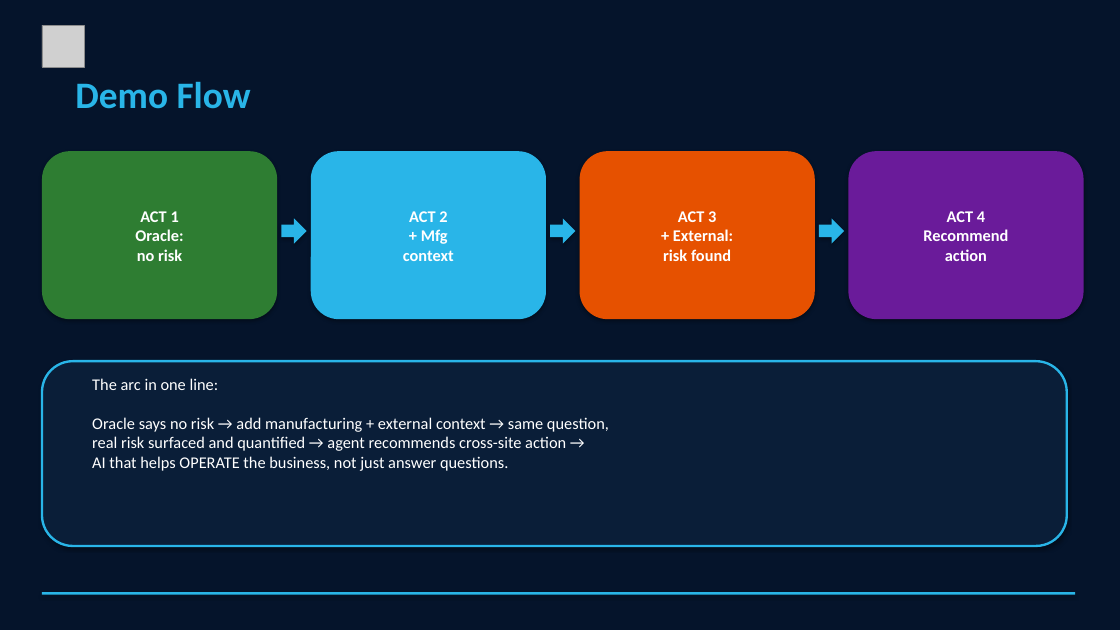
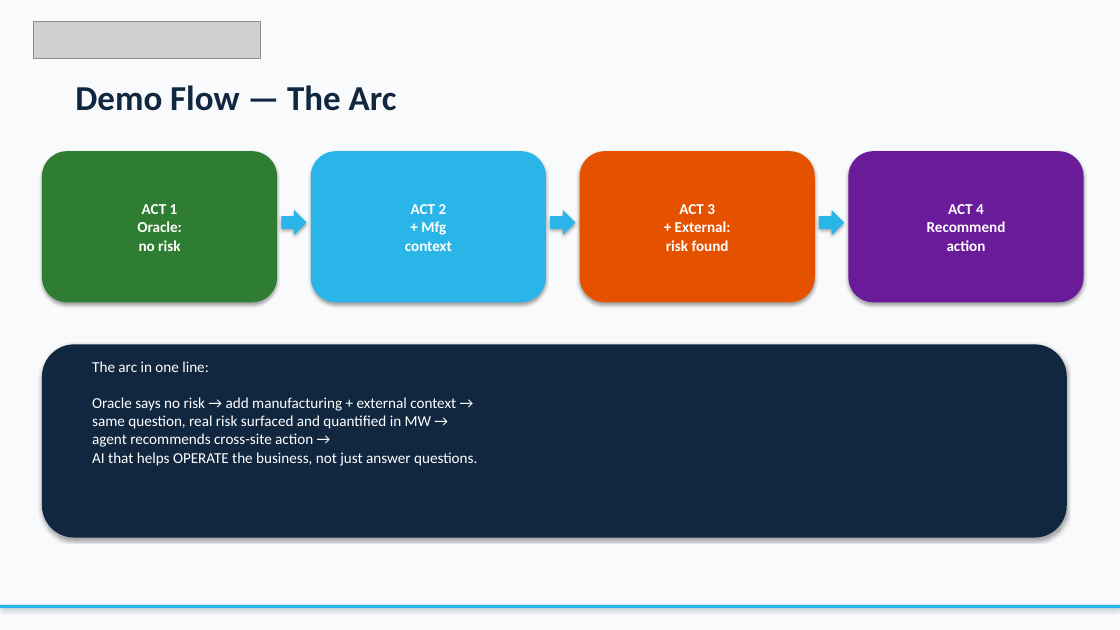
Before and after one commit to sfc-gh-sdickson/First-Solar, a slide deck: slide 10 of docs/First_Solar_Demo_Narrative.pptx. Drawn at 1120x630 pixels with LibreOffice and Linux fonts; fonts in the diff are those of the drawing; grey boxes stand for pictures. Boxes give left, top, right and bottom in pixels: in the first picture for what was removed or moved away, otherwise in the second. Text is boxed around its words. In the diff, an @@ line names an element or a change of style, - is before the commit and + after.

Commit message:
Fix PPTX: proper Snowflake logo (transparent PNG), light bg on content slides
Previous version had broken logo (opaque white square from bad SVG conversion).
Now uses properly extracted Snowflake snowflake icon with transparency plus
text-rendered wordmark. Light background on content slides, dark on title/reveal.

.... Generated with [Cortex Code](https://docs.snowflake.com/en/user-guide/cortex-code/cortex-code)

```diff
--- a/docs/First_Solar_Demo_Narrative.pptx
+++ b/docs/First_Solar_Demo_Narrative.pptx
@@ background #05142B to #F8FAFC @@
@@ picture added at bbox=[34, 21, 260, 59] @@
@@ picture removed at bbox=[42, 25, 84, 67] @@
@@ text at bbox=[75, 85, 397, 111]: text changed; size 32 to 30 pt; text colour #29B5E8 to #11273F @@
-Demo Flow
+Demo Flow — The Arc
@@ rounded rectangle "ACT 1 Oracle: no risk": place and size @@
-rounded rectangle "ACT 1 Oracle: no risk" at bbox=[42, 151, 277, 319]
+rounded rectangle "ACT 1 Oracle: no risk" at bbox=[42, 151, 277, 302]
@@ rounded rectangle "ACT 2 + Mfg context": place and size @@
-rounded rectangle "ACT 2 + Mfg context" at bbox=[311, 151, 546, 319]
+rounded rectangle "ACT 2 + Mfg context" at bbox=[311, 151, 546, 302]
@@ rounded rectangle "ACT 3 + External: risk ...": place and size @@
-rounded rectangle "ACT 3 + External: risk ..." at bbox=[580, 151, 815, 319]
+rounded rectangle "ACT 3 + External: risk ..." at bbox=[580, 151, 815, 302]
@@ size 14 to 13 pt in 4 elements at bbox=[42, 151, 277, 302], bbox=[311, 151, 546, 302], bbox=[580, 151, 815, 302], bbox=[849, 151, 1084, 302] @@
@@ rounded rectangle "ACT 4 Recommend action": place and size @@
-rounded rectangle "ACT 4 Recommend action" at bbox=[849, 151, 1084, 319]
+rounded rectangle "ACT 4 Recommend action" at bbox=[849, 151, 1084, 302]
@@ 3 right arrows: place and size @@
-3 right arrows at bbox=[281, 218, 844, 244]
+3 right arrows at bbox=[281, 210, 844, 235]
@@ rounded rectangle: place and size @@
-rounded rectangle at bbox=[42, 361, 1067, 546]
+rounded rectangle at bbox=[42, 344, 1067, 538]
@@ rounded rectangle at bbox=[42, 344, 1067, 538]: fill #0A1E38 to #11273F; outline #29B5E8 2 pt to none @@
@@ text at bbox=[92, 361, 477, 466]: text changed; size 14 to 13 pt @@
-The arc in one line:
-Oracle says no risk → add manufacturing + external context → same question,
-real risk surfaced and quantified → agent recommends cross-site action →
-AI that helps OPERATE the business, not just answer questions.
+The arc in one line:
+Oracle says no risk → add manufacturing + external context →
+same question, real risk surfaced and quantified in MW →
+agent recommends cross-site action →
+AI that helps OPERATE the business, not just answer questions.
@@ rectangle: place and size @@
-rectangle at bbox=[42, 592, 1075, 595]
+rectangle at bbox=[0, 605, 1120, 608]
```
Also in this commit, not shown: 11 other slides changed.
